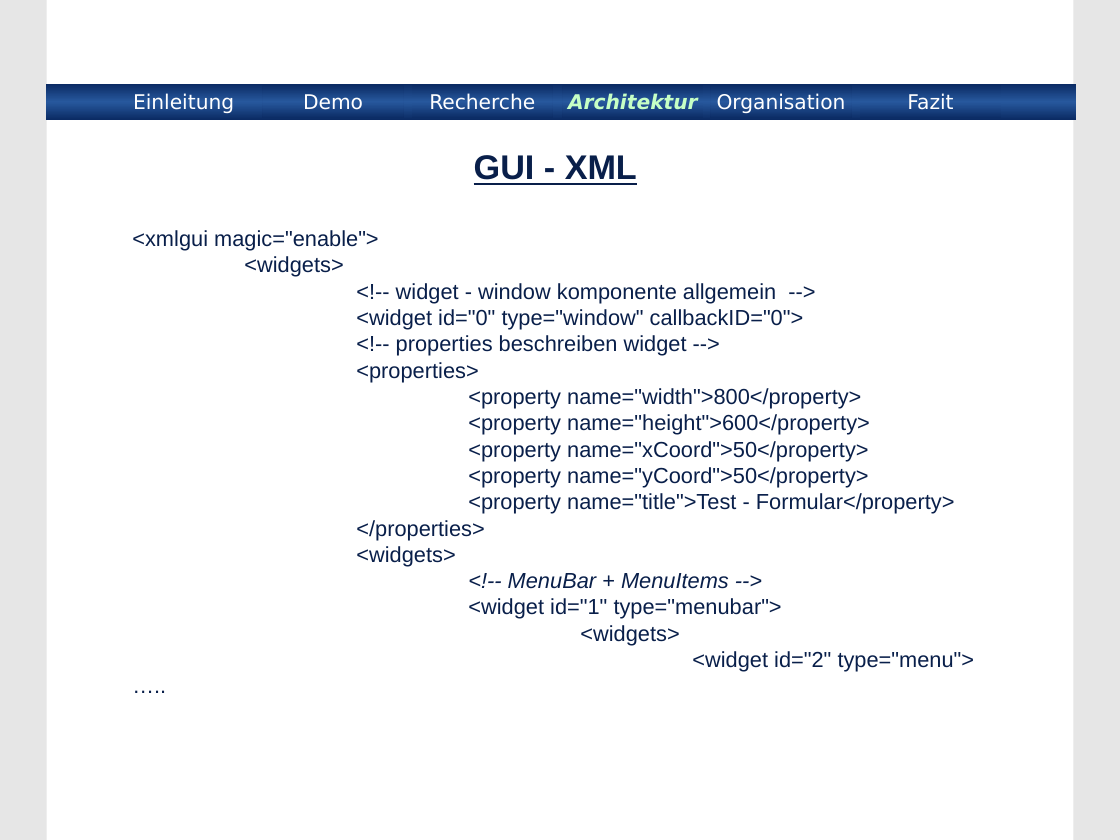
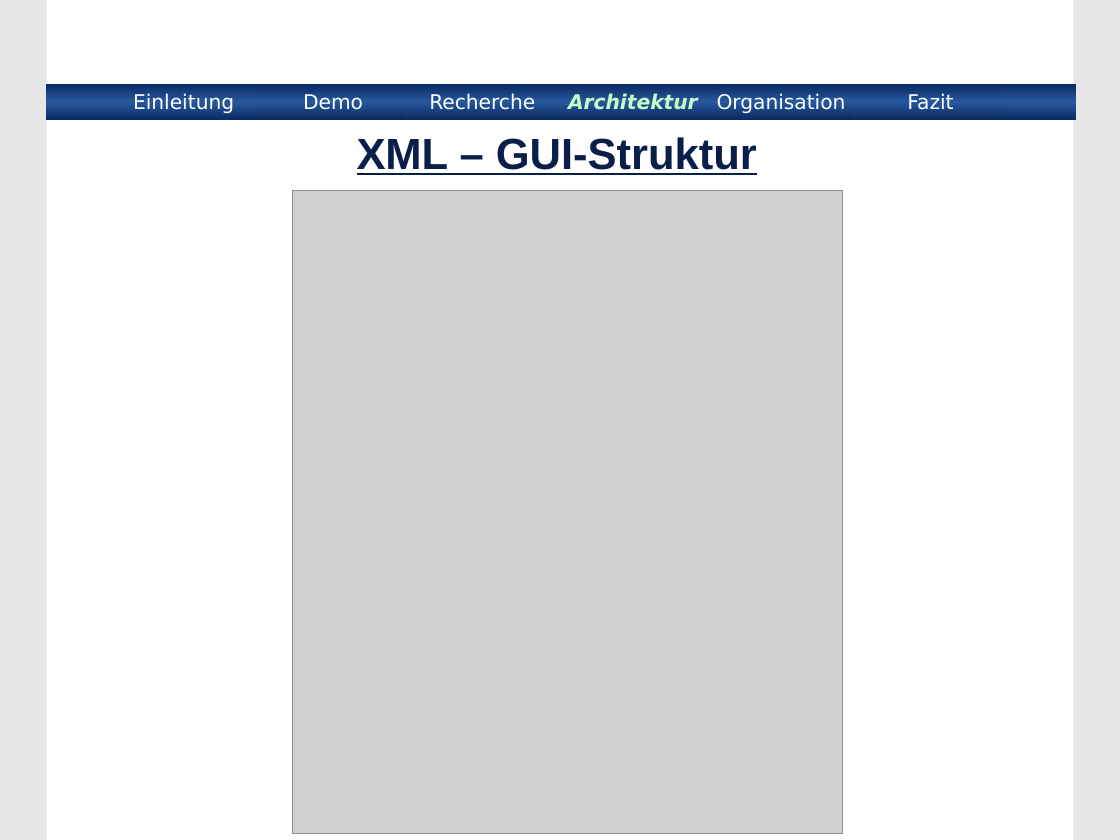
Before and after one commit to BackupTheBerlios/xmlinterface, a slide deck: slide 13 of xmlinterface/project/Praesentation/xmlinterface.ppt (slide 12 before the commit). Drawn at 1120x840 pixels with LibreOffice and Linux fonts; fonts in the diff are those of the drawing; grey boxes stand for pictures; background and template pictures are left out. Boxes give left, top, right and bottom in pixels: in the first picture for what was removed or moved away, otherwise in the second. Text is boxed around its words. In the diff, an @@ line names an element or a change of style, - is before the commit and + after.

```diff
--- a/xmlinterface/project/Praesentation/xmlinterface.ppt
+++ b/xmlinterface/project/Praesentation/xmlinterface.ppt
@@ title at (357, 137, 757, 175): text changed; size 22 to 28 pt @@
-GUI - XML
+XML – GUI-Struktur
@@ picture added at (292, 190, 842, 833) @@
@@ subtitle removed at (132, 230, 975, 672) @@
-<xmlgui magic="enable">
-<widgets>
-<!-- widget - window komponente allgemein -->
-<widget id="0" type="window" callbackID="0">
-<!-- properties beschreiben widget -->
-<properties>
-<property name="width">800</property>
-<property name="height">600</property>
-<property name="xCoord">50</property>
-<property name="yCoord">50</property>
-<property name="title">Test - Formular</property>
-</properties>
-<widgets>
-<!-- MenuBar + MenuItems -->
-<widget id="1" type="menubar">
-<widgets>
-<widget id="2" type="menu">
-…..
```
Also in this commit, not shown: 15 other slides changed, 1 slide added.
